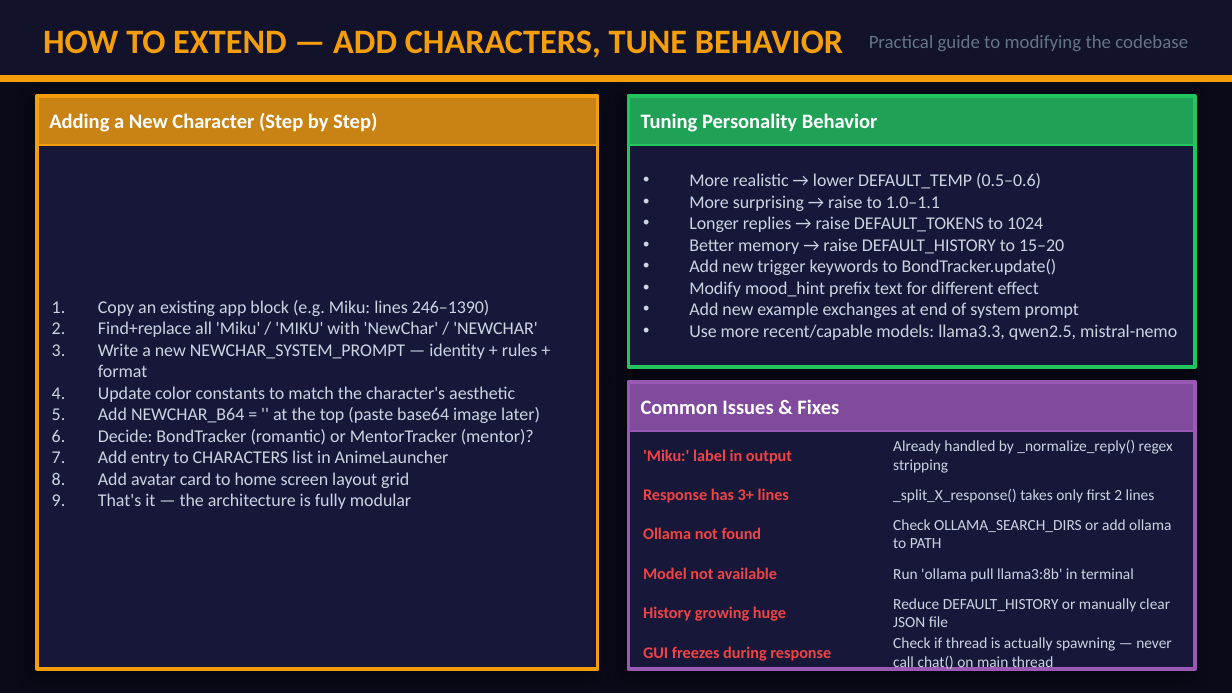
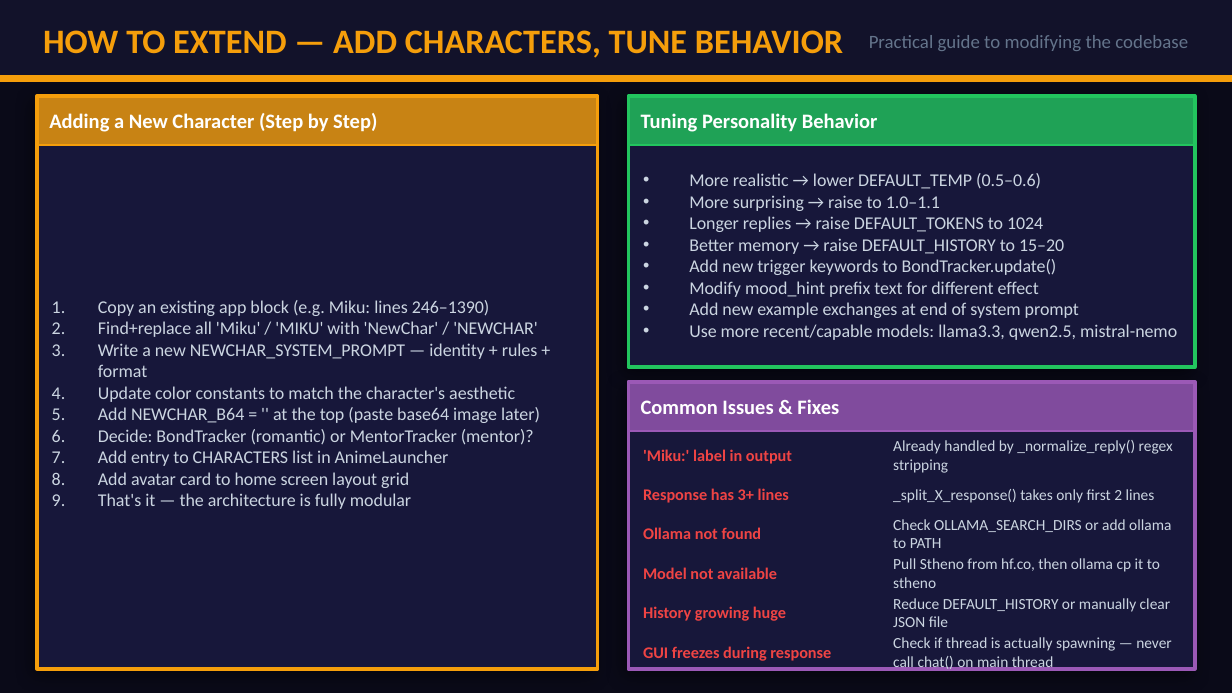
Before and after one commit to Adithya210207/personality-ai-chatbot, a slide deck: slide 23 of Documentary/Anime_personallity_ai_chatbox_Code_Documentary.pptx. Drawn at 1232x693 pixels with LibreOffice and Linux fonts; fonts in the diff are those of the drawing. Boxes give left, top, right and bottom in pixels: in the first picture for what was removed or moved away, otherwise in the second. Text is boxed around its words. In the diff, an @@ line names an element or a change of style, - is before the commit and + after.

```diff
--- a/Documentary/Anime_personallity_ai_chatbox_Code_Documentary.pptx
+++ b/Documentary/Anime_personallity_ai_chatbox_Code_Documentary.pptx
@@ text at box(893, 558, 1160, 588): text changed @@
-Run 'ollama pull llama3:8b' in terminal
+Pull Stheno from hf.co, then ollama cp it to stheno
```
Also in this commit, not shown: 2 other slides changed, 11 other files.
